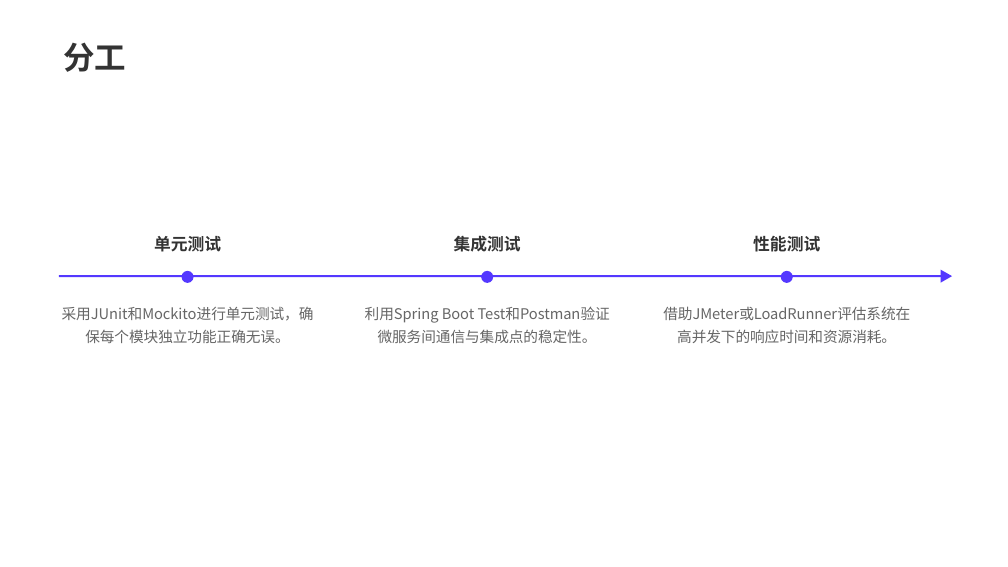
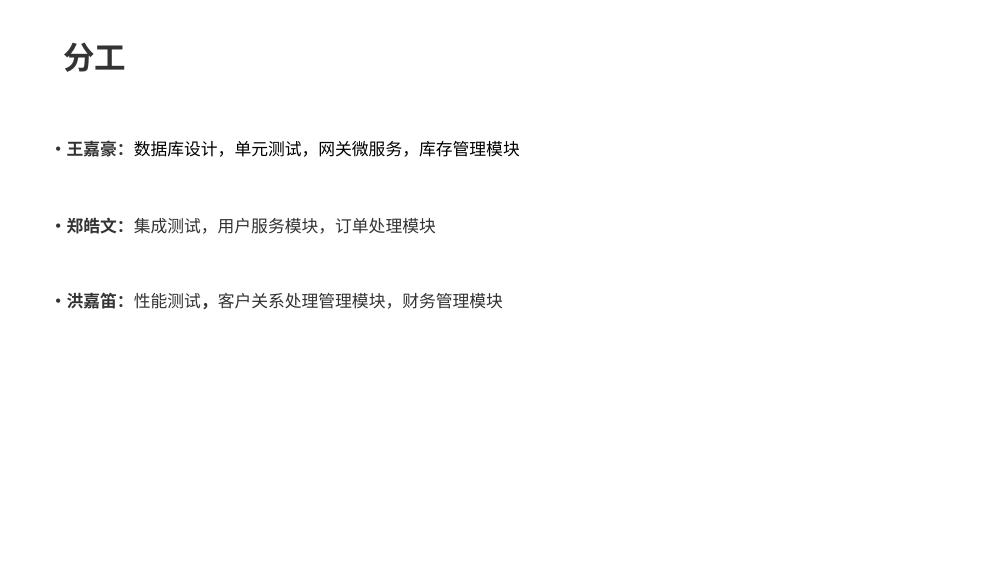
Before and after one commit to anymore131/mini-erp, a slide deck: slide 19 of 基于Spring Cloud的小型ERP系统设计.pptx. Drawn at 1008x567 pixels with LibreOffice and Linux fonts; fonts in the diff are those of the drawing; background and template pictures are left out. Boxes give left, top, right and bottom in pixels: in the first picture for what was removed or moved away, otherwise in the second. Text is boxed around its words. In the diff, an @@ line names an element or a change of style, - is before the commit and + after.

```diff
--- a/基于Spring Cloud的小型ERP系统设计.pptx
+++ b/基于Spring Cloud的小型ERP系统设计.pptx
@@ text at (50,140,520,157): text changed; font Noto Sans CJK SC to Calibri; text colour #333333 to #000000; bold off @@
-单元测试
+·王嘉豪：数据库设计，单元测试，网关微服务，库存管理模块
@@ text at (50,217,436,234): text changed; bold off @@
-集成测试
+·郑皓文：集成测试，用户服务模块，订单处理模块
@@ triangle removed at (940,269,952,282) @@
@@ text at (50,292,503,309): text changed; bold off @@
-性能测试
+·洪嘉笛：性能测试，客户关系处理管理模块，财务管理模块
@@ rectangle removed at (58,275,940,277) @@
@@ rounded rectangle removed at (181,271,194,283) @@
@@ rounded rectangle removed at (481,271,493,283) @@
@@ rounded rectangle removed at (781,271,793,283) @@
@@ text removed at (62,307,314,343) @@
-采用JUnit和Mockito进行单元测试，确保每个模块独立功能正确无误。
@@ text removed at (365,307,597,343) @@
-利用Spring Boot Test和Postman验证微服务间通信与集成点的稳定性。
@@ text removed at (663,306,910,343) @@
-借助JMeter或LoadRunner评估系统在高并发下的响应时间和资源消耗。
```
Also in this commit, not shown: 1 slide added, 1 slide removed.
